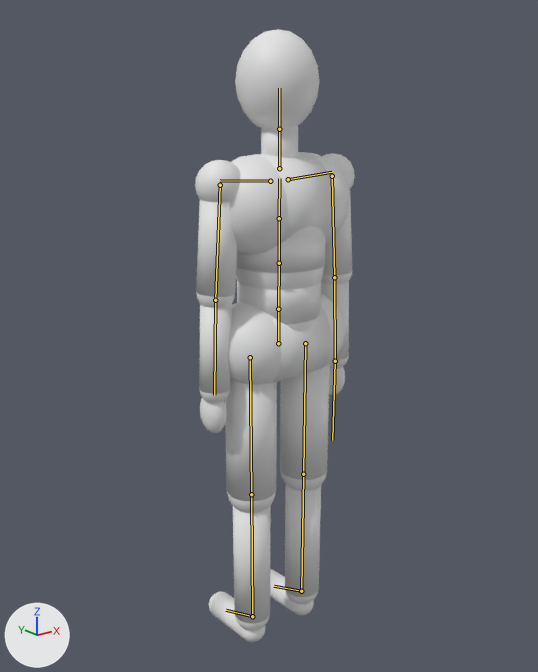
An edit to the glTF model previs/rig/mannequin.glb, drawn before and after from the same camera.
The view is the same before and after, from a camera (50 mm lens) standing at (-1.27, -1.54, 1.59) and looking at (0.16, 0.24, 0.88). The axes (+X, +Y, +Z) are drawn at lower left. The lights are the same throughout. The first picture is the older version. The bones that change, and the others that lie on the model, are drawn over the model as lines.

Names of what the first picture shows: 'MannequinMesh'.
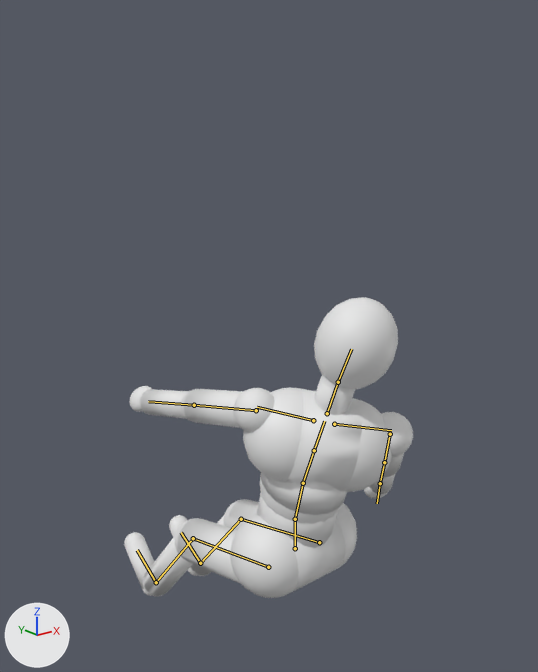
The newer file adds an action. The first version stands in its rest pose; the second is drawn at frame 1 of the action 'turnright'.

The edits, one by one:
Bone 'Hips' (bone_hips) moves from (0.0, 0.0, 0.0) to (0.0, -0.62, 0.08).
Bone 'LeftUpLeg' (bone_leftupleg) turns from (0, 0, 0) to (75, 0, 0) degrees about its own x, y and z.
Bone 'LeftLeg' (bone_leftleg) turns from (0, 0, 0) to (-35, 0, 0) degrees about its own x, y and z.
Bone 'LeftFoot' (bone_leftfoot) turns from (0, 0, 0) to (10, 0, 0) degrees about its own x, y and z.
Bone 'RightUpLeg' (bone_rightupleg) turns from (0, 0, 0) to (75, 0, 0) degrees about its own x, y and z.
Bone 'RightLeg' (bone_rightleg) turns from (0, 0, 0) to (-35, 0, 0) degrees about its own x, y and z.
Bone 'RightFoot' (bone_rightfoot) turns from (0, 0, 0) to (10, 0, 0) degrees about its own x, y and z.
Bone 'Spine' (bone_spine) turns from (0, 0, 0) to (12, -10, -4) degrees about its own x, y and z.
Bone 'Spine1' (bone_spine1) turns from (0, 0, 0) to (6, -12, -4) degrees about its own x, y and z.
Bone 'Spine2' (bone_spine2) turns from (0, 0, 0) to (0, -12, 0) degrees about its own x, y and z.
Bone 'LeftArm' (bone_leftarm) turns from (0, 0, 0) to (46, -11, 25) degrees about its own x, y and z.
Bone 'LeftForeArm' (bone_leftforearm) turns from (0, 0, 0) to (0, 0, 2) degrees about its own x, y and z.
Bone 'Neck' (bone_neck) turns from (0, 0, 0) to (-4, -15, 0) degrees about its own x, y and z.
Bone 'Head' (bone_head) turns from (0, 0, 0) to (-6, -30, 0) degrees about its own x, y and z.
Bone 'RightArm' (bone_rightarm) turns from (0, 0, 0) to (93, -55, -108) degrees about its own x, y and z.
Bone 'RightForeArm' (bone_rightforearm) turns from (0, 0, 0) to (0, 0, -2) degrees about its own x, y and z.

What differs and where, as boxes [x1, y1, x2, y2] in the pictures (538 x 672 px):
'MannequinMesh', posed (80% wider, 51% shorter)
    before: [195, 29, 355, 642]
    after: [124, 297, 413, 598]
bone 'Hips', root to tip
    before: (278, 343) to (278, 309)
    after: (295, 548) to (295, 519)
bone 'LeftUpLeg', root to tip
    before: (250, 357) to (251, 494)
    after: (268, 567) to (193, 538)
bone 'LeftLeg', root to tip
    before: (251, 494) to (252, 616)
    after: (193, 538) to (156, 582)
bone 'LeftFoot', root to tip
    before: (252, 616) to (226, 610)
    after: (156, 582) to (137, 550)
bone 'RightUpLeg', root to tip
    before: (305, 343) to (303, 474)
    after: (319, 542) to (241, 519)
bone 'RightLeg', root to tip
    before: (303, 474) to (301, 591)
    after: (241, 519) to (200, 563)
bone 'RightFoot', root to tip
    before: (301, 591) to (274, 586)
    after: (200, 563) to (181, 532)
bone 'Spine', root to tip
    before: (278, 309) to (279, 263)
    after: (295, 519) to (303, 483)
bone 'Spine1', root to tip
    before: (279, 263) to (279, 218)
    after: (303, 483) to (314, 450)
bone 'Spine2', root to tip
    before: (279, 218) to (279, 178)
    after: (314, 450) to (324, 421)
bone 'LeftArm', root to tip
    before: (220, 185) to (215, 300)
    after: (256, 410) to (194, 405)
bone 'LeftForeArm', root to tip
    before: (215, 300) to (214, 395)
    after: (194, 405) to (148, 401)
bone 'Neck', root to tip
    before: (279, 168) to (279, 129)
    after: (327, 413) to (338, 382)
bone 'Head', root to tip
    before: (279, 129) to (279, 88)
    after: (338, 382) to (351, 349)
bone 'RightArm', root to tip
    before: (332, 176) to (334, 277)
    after: (390, 434) to (384, 462)
bone 'RightForeArm', root to tip
    before: (334, 277) to (335, 361)
    after: (384, 462) to (380, 483)
